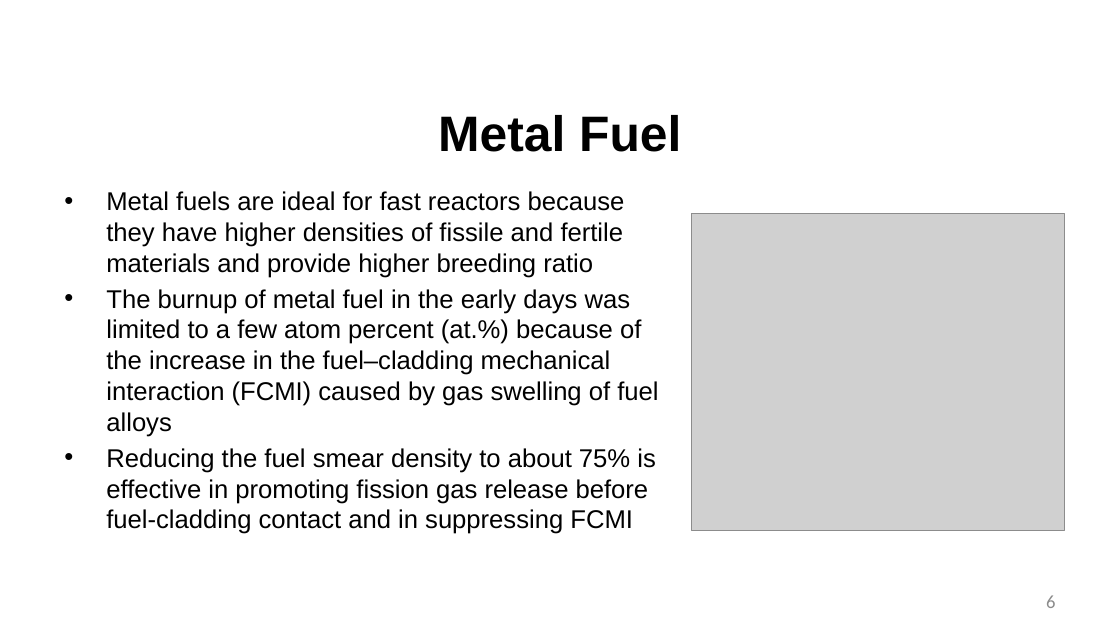
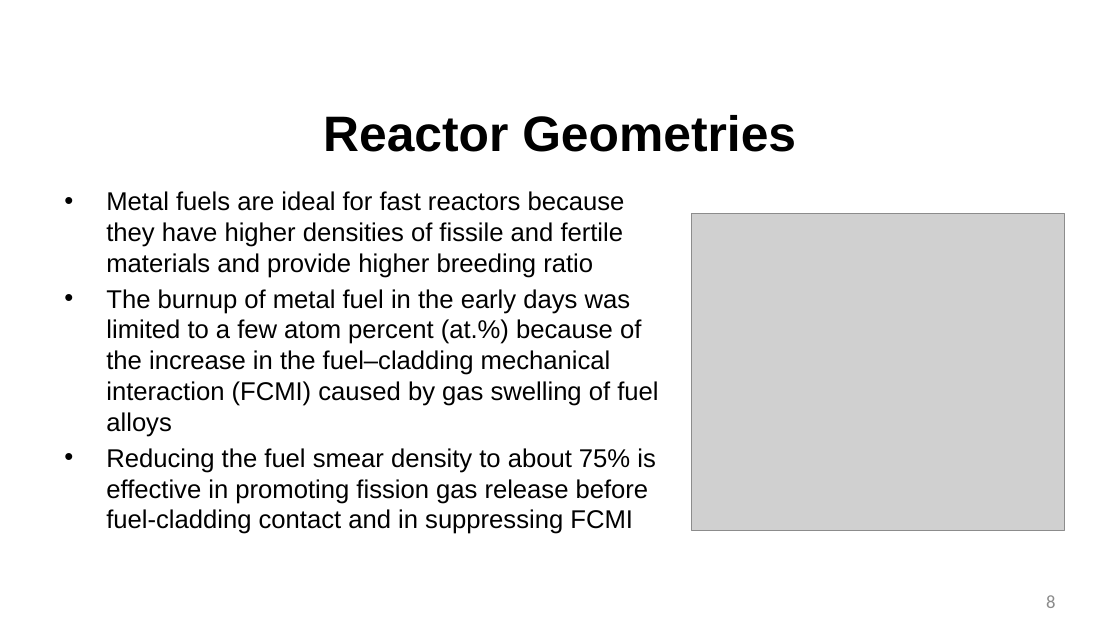
Before and after one commit to benbeeler/TEACHING, a slide deck: slide 8 of Advanced Reactor Materials/Fall2025/Lec9_SFRs.pptx (slide 6 before the commit). Drawn at 1120x630 pixels with LibreOffice and Linux fonts; fonts in the diff are those of the drawing; grey boxes stand for pictures; background and template pictures are left out. Boxes give left, top, right and bottom in pixels: in the first picture for what was removed or moved away, otherwise in the second. Text is boxed around its words. In the diff, an @@ line names an element or a change of style, - is before the commit and + after.

```diff
--- a/Advanced Reactor Materials/Fall2025/Lec9_SFRs.pptx
+++ b/Advanced Reactor Materials/Fall2025/Lec9_SFRs.pptx
@@ title at [323, 115, 796, 152]: text changed @@
-Metal Fuel
+Reactor Geometries
@@ page number at [1046, 595, 1055, 608]: text changed @@
-6
+8
```
Also in this commit, not shown: 6 other slides changed, 2 slides added, 23 slides removed, 7 other files.
